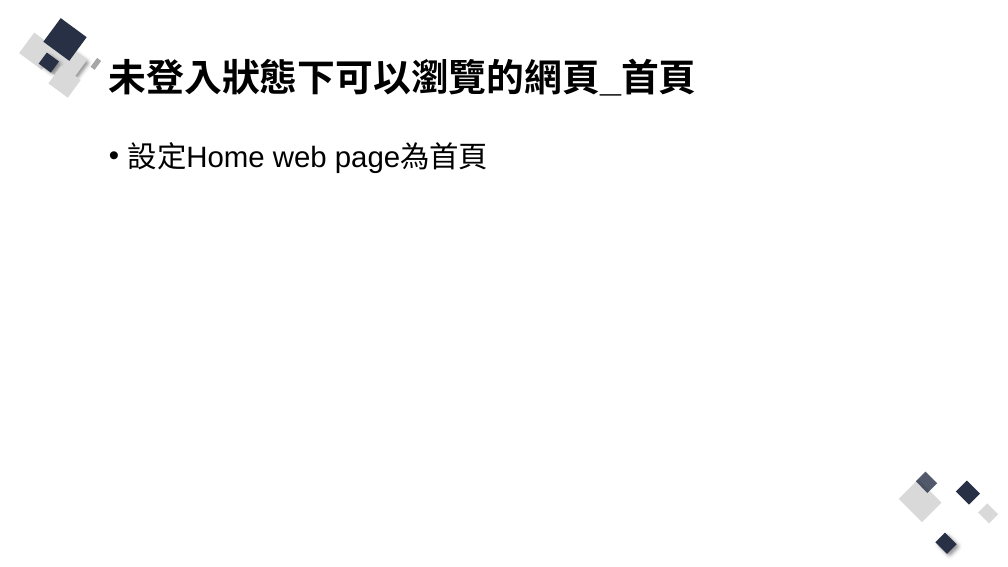
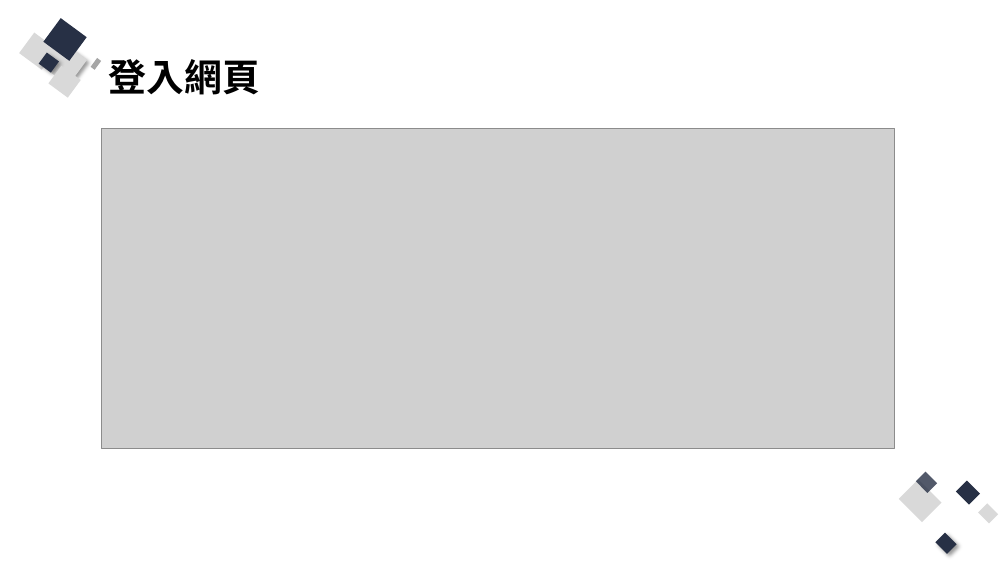
Before and after one commit to Q81JIAXIONG/-, a slide deck: slide 16 of 投影片/4.實作-帳號註冊、登入網頁.pptx (slide 8 before the commit). Drawn at 1008x567 pixels with LibreOffice and Linux fonts; fonts in the diff are those of the drawing; grey boxes stand for pictures. Boxes give left, top, right and bottom in pixels: in the first picture for what was removed or moved away, otherwise in the second. Text is boxed around its words. In the diff, an @@ line names an element or a change of style, - is before the commit and + after.

Commit message:
整理註冊、登入驗證範例

```diff
--- a/投影片/4.實作-帳號註冊、登入網頁.pptx
+++ b/投影片/4.實作-帳號註冊、登入網頁.pptx
@@ title at [109, 59, 260, 95]: text changed @@
-未登入狀態下可以瀏覽的網頁_首頁
+登入網頁
@@ picture added at [101, 129, 895, 448] @@
@@ text removed at [128, 142, 488, 172] @@
-• 設定Home web page為首頁
```
Also in this commit, not shown: 6 other slides changed, 12 slides added, 9 other files.
